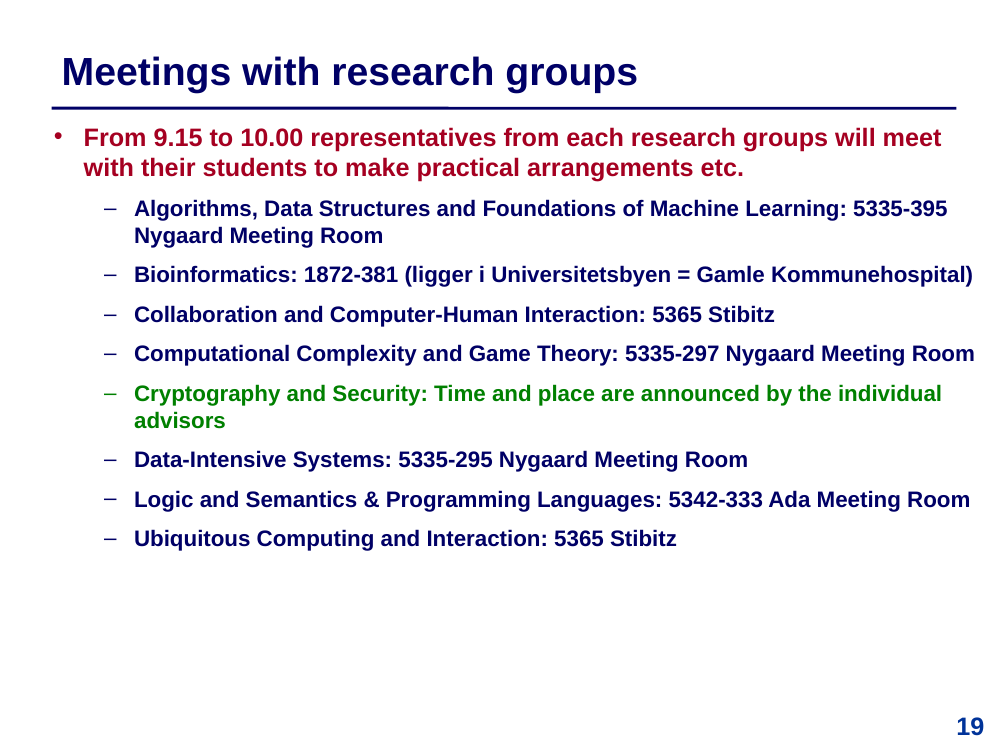
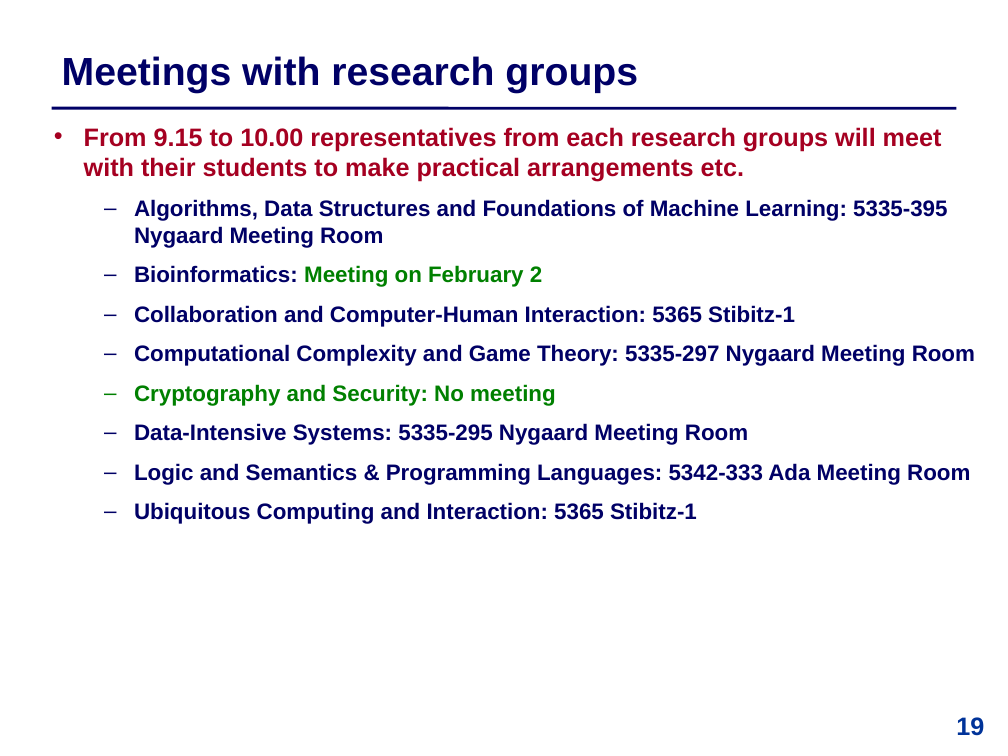
Before and after one commit to IntProgAU/Materiale, a slide deck: slide 19 of web/b24/1 Bachelor Contract .pptx. Drawn at 1008x756 pixels with LibreOffice and Linux fonts; fonts in the diff are those of the drawing. Boxes give left, top, right and bottom in pixels: in the first picture for what was removed or moved away, otherwise in the second. Text is boxed around its words. In the diff, an @@ line names an element or a change of style, - is before the commit and + after.

```diff
--- a/web/b24/1 Bachelor Contract .pptx
+++ b/web/b24/1 Bachelor Contract .pptx
@@ text at <box>134,265,795,327</box>: text changed @@
-  – Bioinformatics: 1872-381 (ligger i Universitetsbyen = Gamle Kommunehospital)
-  – Collaboration and Computer-Human Interaction: 5365 Stibitz
+  – Bioinformatics: Meeting on February 2
+  – Collaboration and Computer-Human Interaction: 5365 Stibitz-1
@@ text at <box>134,384,556,406</box>: text changed @@
-  – Cryptography and Security: Time and place are announced by the individual advisors
+  – Cryptography and Security: No meeting
@@ text at <box>134,502,697,524</box>: text changed @@
-  – Ubiquitous Computing and Interaction: 5365 Stibitz
+  – Ubiquitous Computing and Interaction: 5365 Stibitz-1
```
